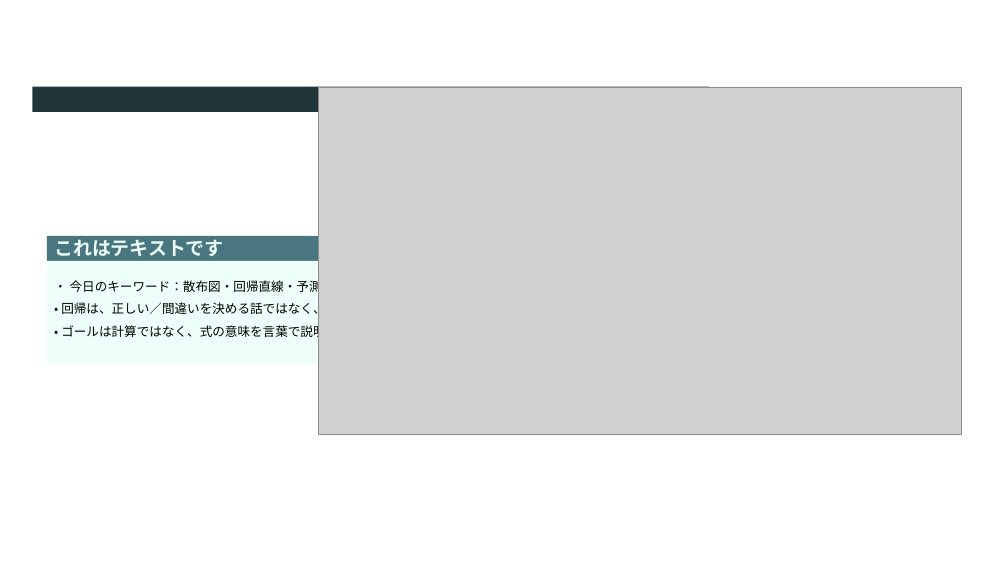
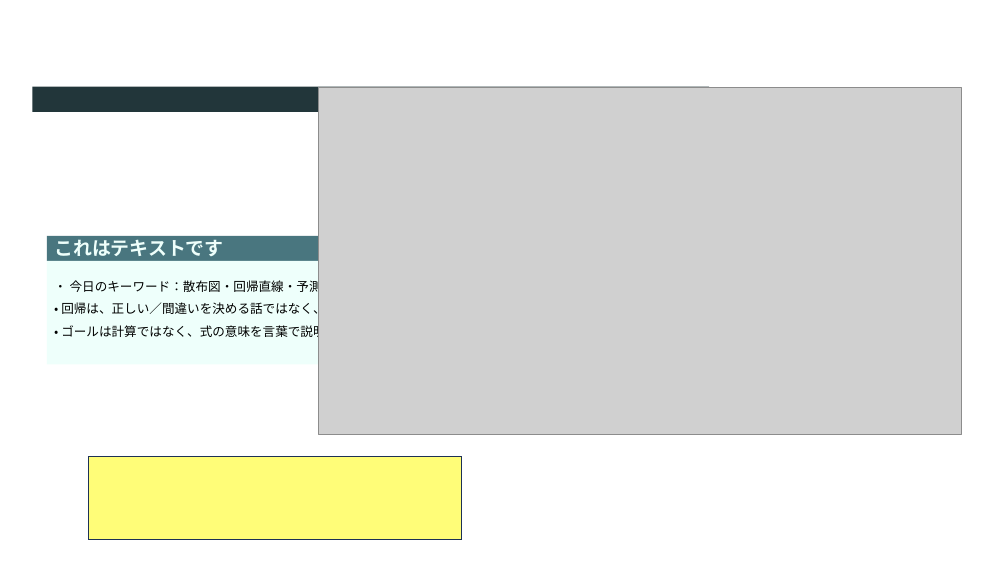
Before and after one commit to michikazuokai/1020201.-2, a slide deck: slide 2 of 10/images/プレゼンテーション1.pptx. Drawn at 1008x567 pixels with LibreOffice and Linux fonts; fonts in the diff are those of the drawing; grey boxes stand for pictures. Boxes give left, top, right and bottom in pixels: in the first picture for what was removed or moved away, otherwise in the second. Text is boxed around its words. In the diff, an @@ line names an element or a change of style, - is before the commit and + after.

```diff
--- a/10/images/プレゼンテーション1.pptx
+++ b/10/images/プレゼンテーション1.pptx
@@ rectangle added at (88, 457, 462, 540), fill #FFFD78, outline #1E3256 1 pt @@
```
Also in this commit, not shown: 1 other slide changed, 1 slide added, 21 other files.
